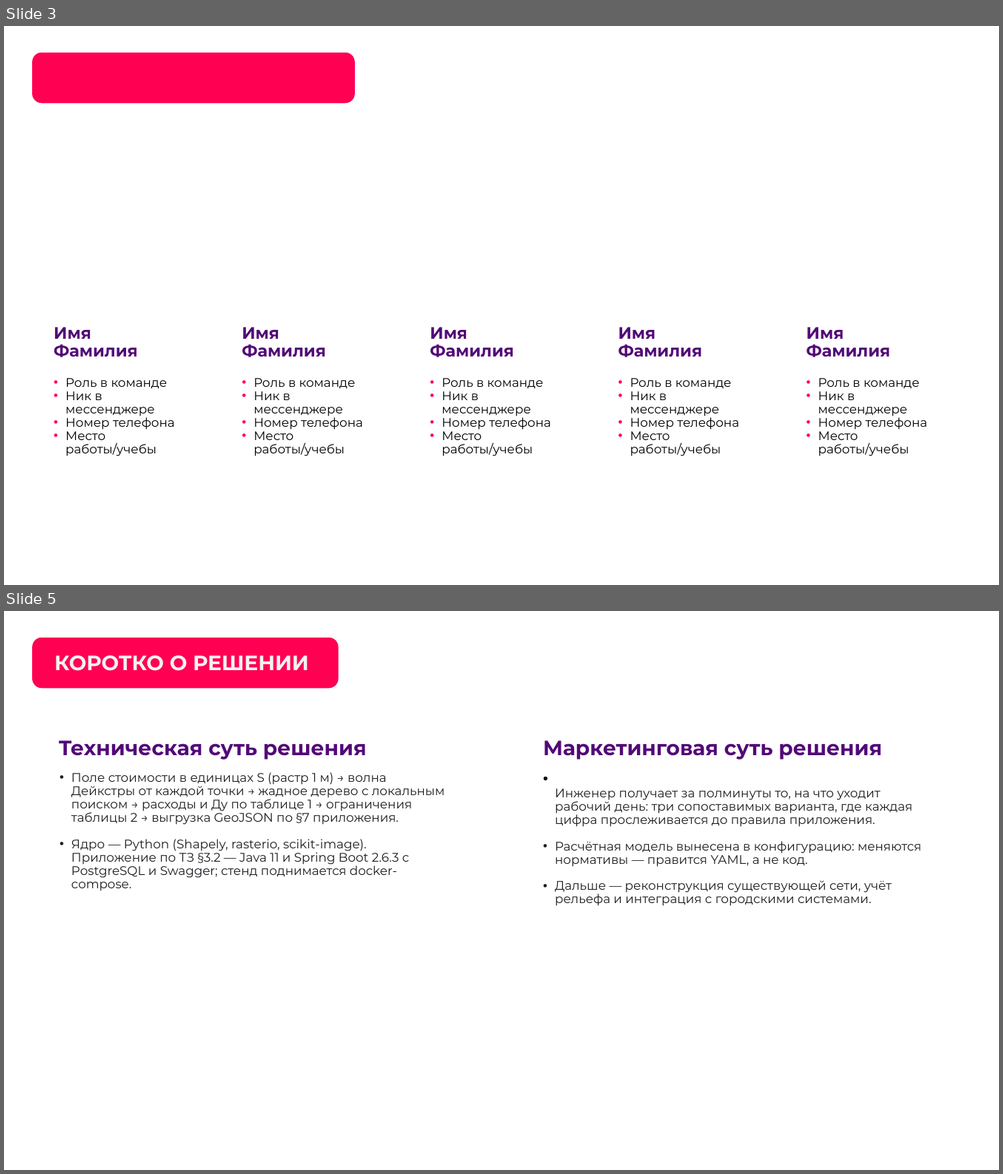
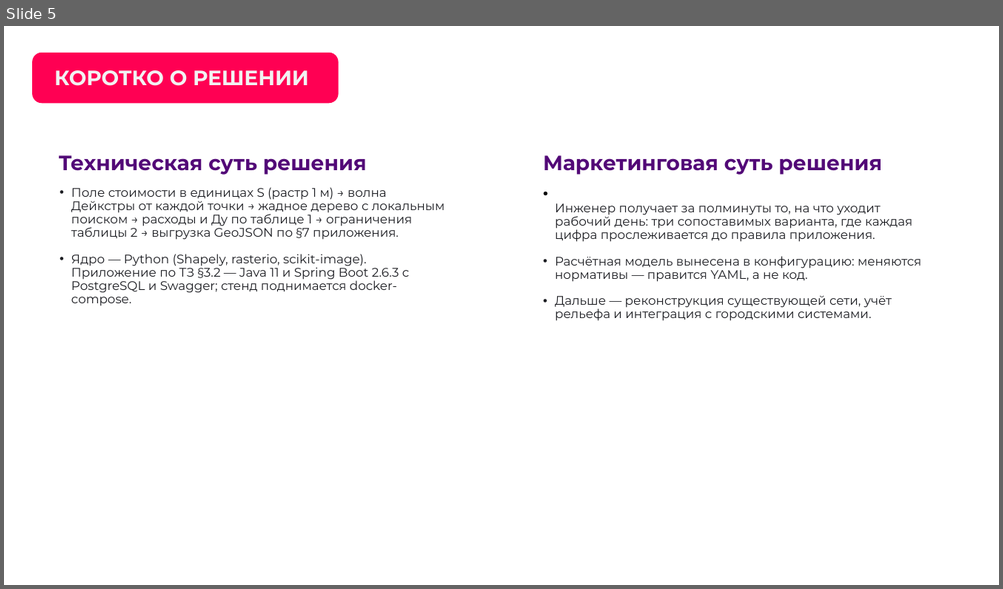
Before and after one commit to undernaht/LCT-Heat, a slide deck: docs/presentation/Защита heat-network.pptx. Shown one above the other, each under a label of ours: slides 3 and 5 before the commit, slide 5 after it; the slides between them are not shown. The pictures are 1003x1174 and 1003x589 pixels, drawn with LibreOffice and Linux fonts; fonts in the diff are those of the drawing; background and template pictures are left out. Boxes give left, top, right and bottom in pixels: in the first picture for what was removed or moved away, otherwise in the second. Text is boxed around its words. In the diff, an @@ line names an element or a change of style, - is before the commit and + after.

```diff
--- a/docs/presentation/Защита heat-network.pptx
+++ b/docs/presentation/Защита heat-network.pptx
@@ slide 3 removed at [4,26,999,585], background picture (left out) @@
@@ rounded rectangle removed at [32,52,355,103] @@
@@ rounded rectangle removed at [32,150,211,545] @@
@@ rounded rectangle removed at [408,150,587,545] @@
@@ rounded rectangle removed at [597,150,776,545] @@
@@ rounded rectangle removed at [785,150,964,545] @@
@@ text removed at [54,327,137,358] @@
-Имя Фамилия
@@ text removed at [242,327,325,358] @@
-Имя Фамилия
@@ text removed at [430,327,513,358] @@
-Имя Фамилия
@@ text removed at [618,327,702,358] @@
-Имя Фамилия
@@ text removed at [806,327,890,358] @@
-Имя Фамилия
@@ text removed at [65,378,175,457] @@
-• Роль в команде
-• Ник в мессенджере
-• Номер телефона
-• Место работы/учебы
@@ text removed at [253,378,363,457] @@
-• Роль в команде
-• Ник в мессенджере
-• Номер телефона
-• Место работы/учебы
@@ text removed at [441,378,551,457] @@
-• Роль в команде
-• Ник в мессенджере
-• Номер телефона
-• Место работы/учебы
@@ text removed at [630,378,739,457] @@
-• Роль в команде
-• Ник в мессенджере
-• Номер телефона
-• Место работы/учебы
@@ text removed at [818,378,928,457] @@
-• Роль в команде
-• Ник в мессенджере
-• Номер телефона
-• Место работы/учебы
@@ page number removed at [935,545,981,574] @@
-3
```
Also in this commit, not shown: 3 slides changed, 1 slide added.
